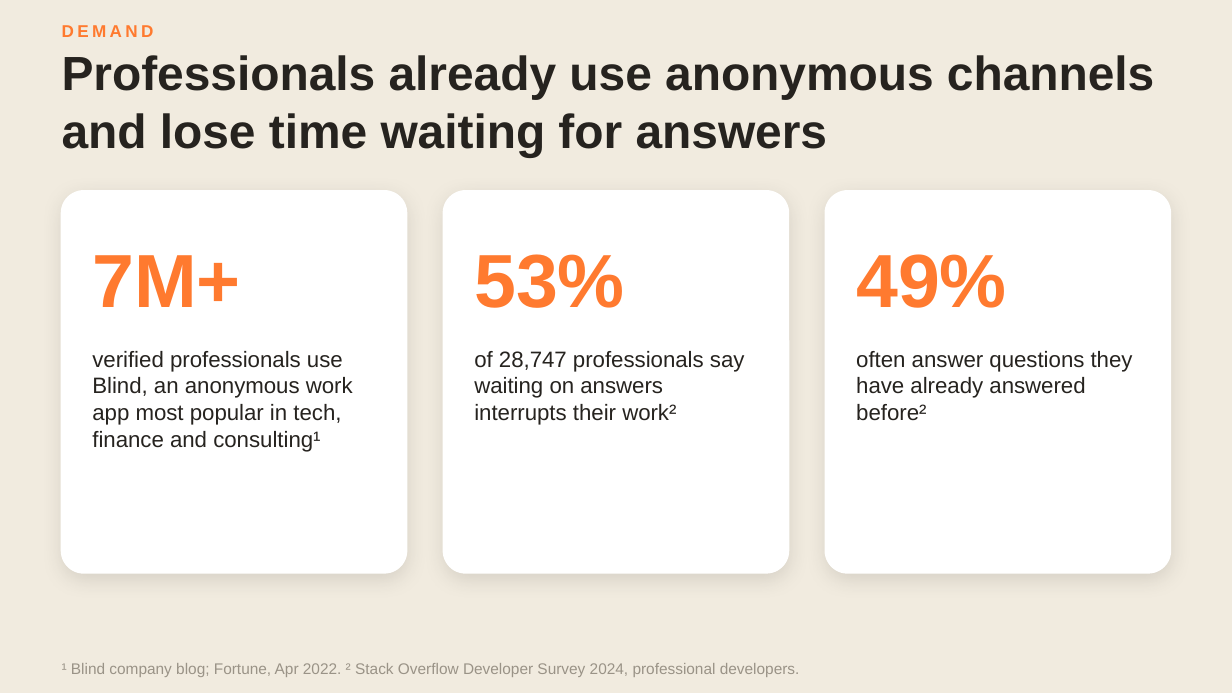
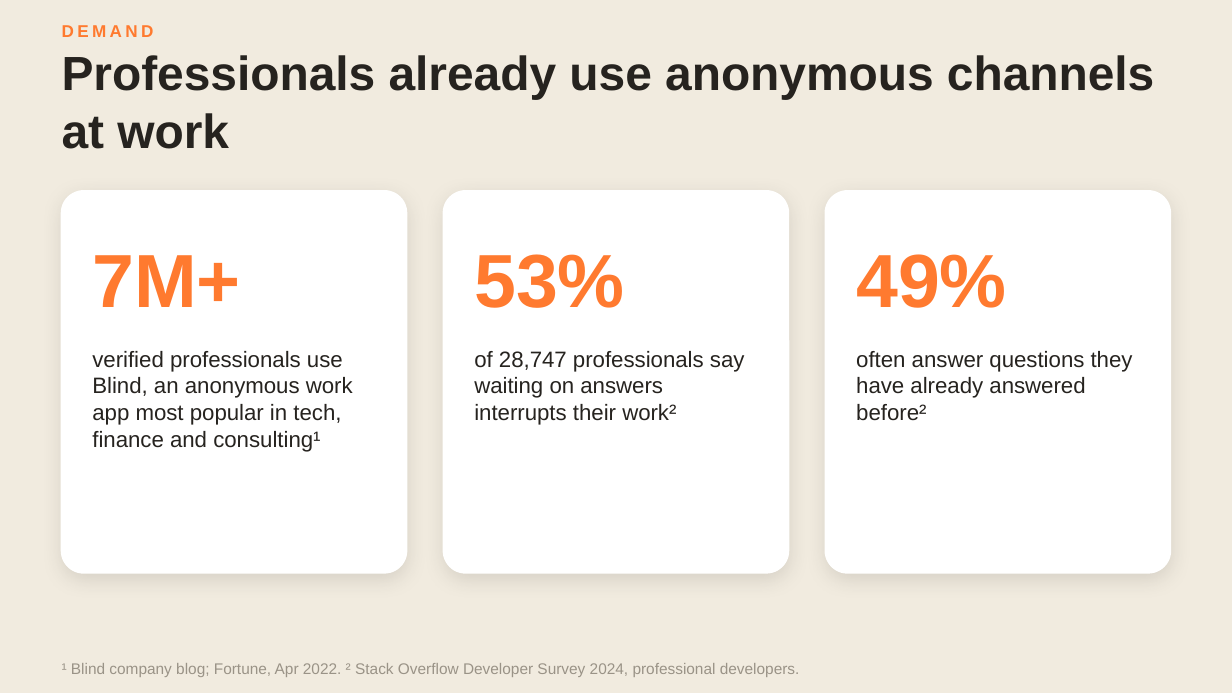
Before and after one commit to philiprmocanu-cell/SanFran44, a slide deck: slide 8 of docs/Deal-Desk.pptx. Drawn at 1232x693 pixels with LibreOffice and Linux fonts; fonts in the diff are those of the drawing. Boxes give left, top, right and bottom in pixels: in the first picture for what was removed or moved away, otherwise in the second. Text is boxed around its words. In the diff, an @@ line names an element or a change of style, - is before the commit and + after.

```diff
--- a/docs/Deal-Desk.pptx
+++ b/docs/Deal-Desk.pptx
@@ text at (62,55,1154,149): text changed @@
-Professionals already use anonymous channels and lose time waiting for answers
+Professionals already use anonymous channels at work
```
Also in this commit, not shown: 4 other slides changed.
